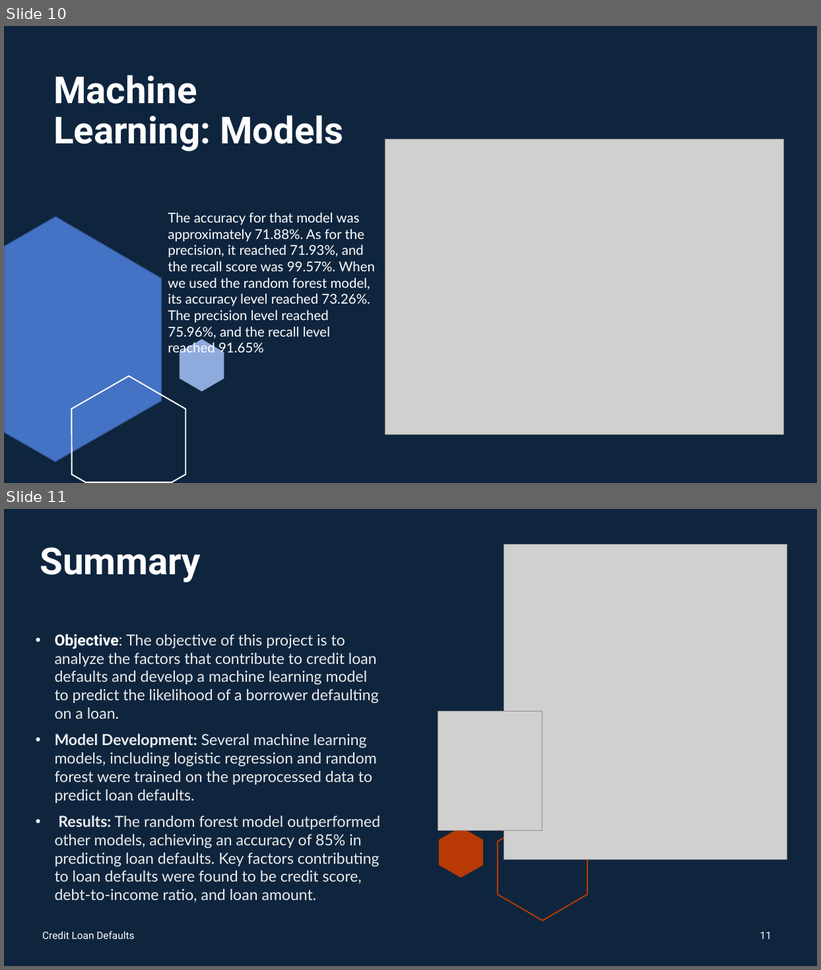
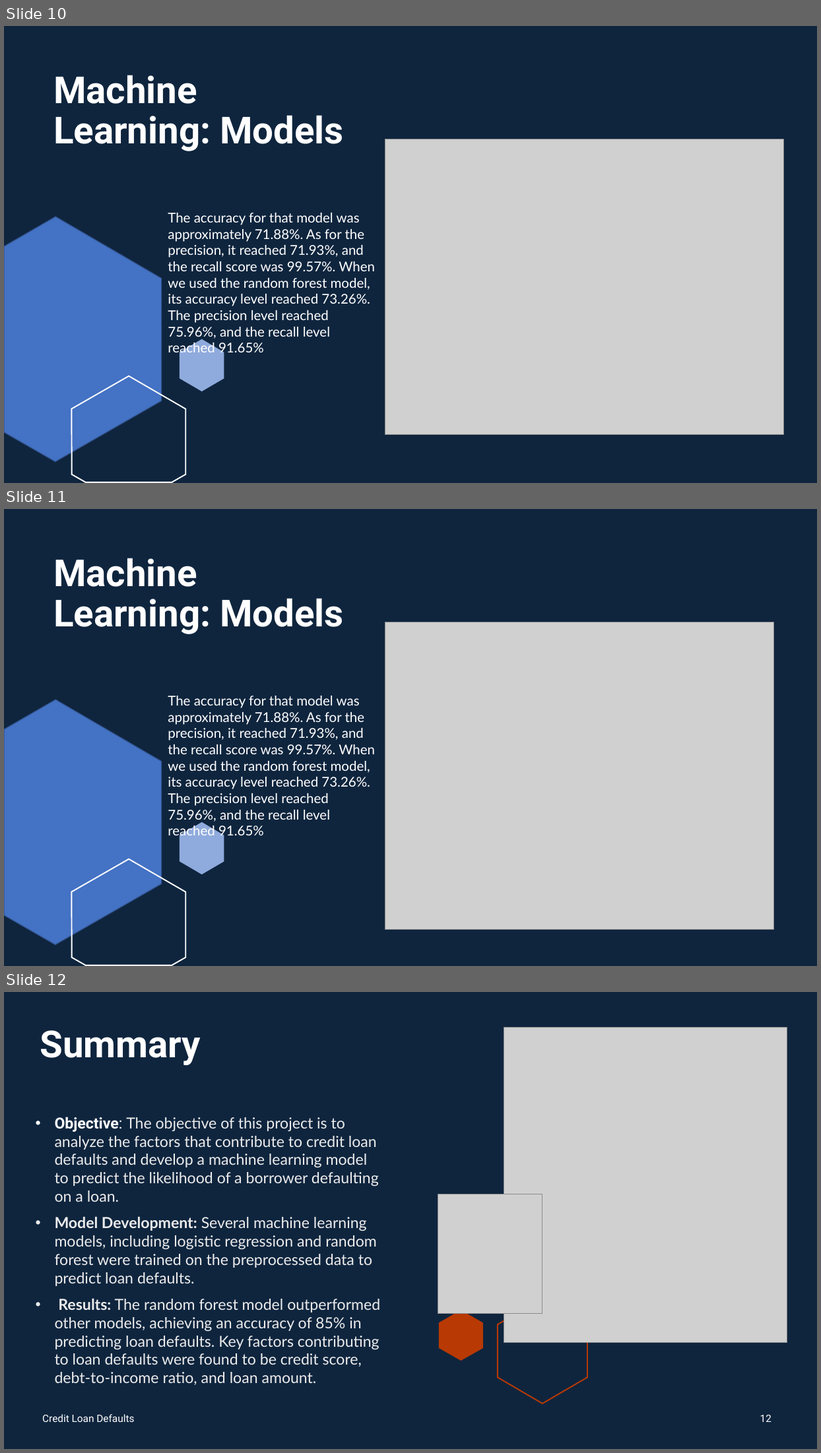
Before and after one commit to manalbayoumi/Project-4, a slide deck: Loan_Defaulter_PP.pptx. Shown one above the other, each under a label of ours: slides 10 and 11 before the commit, slides 10, 11 and 12 after it. The pictures are 821x970 and 821x1453 pixels, drawn with LibreOffice and Linux fonts; fonts in the diff are those of the drawing; grey boxes stand for pictures. Boxes give left, top, right and bottom in pixels: in the first picture for what was removed or moved away, otherwise in the second. Text is boxed around its words. In the diff, an @@ line names an element or a change of style, - is before the commit and + after.

```diff
--- a/Loan_Defaulter_PP.pptx
+++ b/Loan_Defaulter_PP.pptx
@@ slide 11 added at [4, 509, 817, 966], background #0F253E; not listed: 3 template elements that a slide beside it also shows @@
@@ title added at [54, 558, 344, 634], 44 pt, text #FFFFFF, bold @@
+Machine Learning: Models
@@ picture added at [385, 623, 774, 930] @@
@@ text added at [168, 696, 375, 823], 16 pt, text #FFFFFF @@
+The accuracy for that model was
+approximately 71.88%. As for the precision, it reached 71.93%, and the recall score was 99.57%. When we used the random forest model, its accuracy level reached 73.26%. The precision level reached 75.96%, and the recall level reached 91.65%
@@ what was slide 11 is now slide 12 @@
@@ page number at [760, 1415, 772, 1422]: text changed @@
-11
+12
```
Also in this commit, not shown: 1 slide changed.
